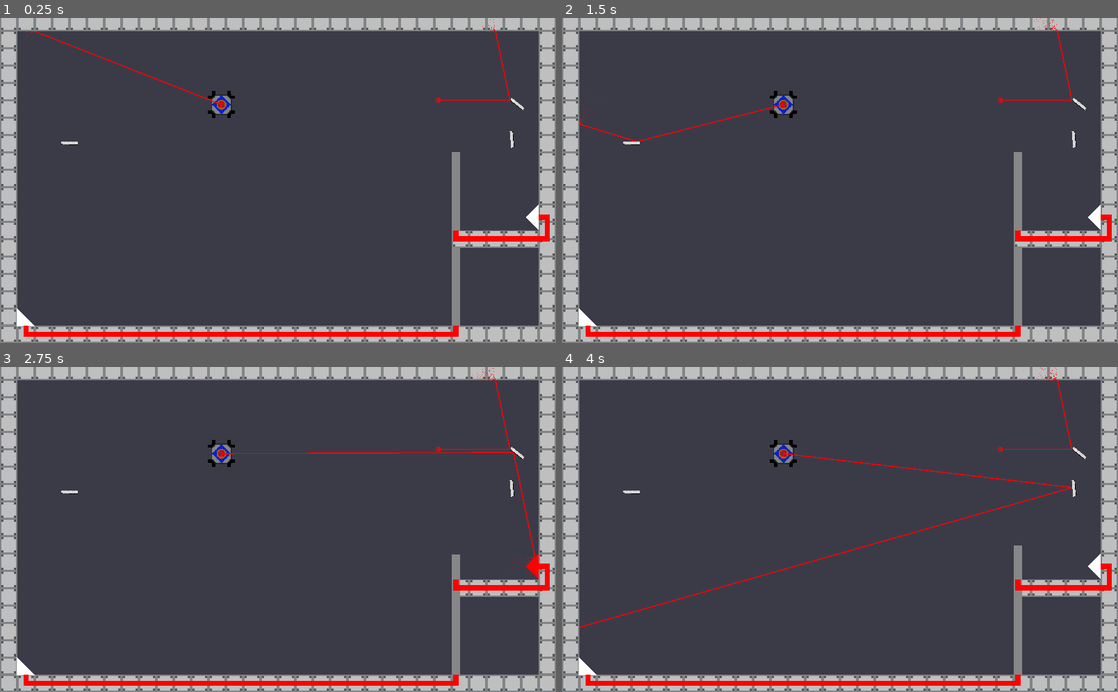
Above: before the commit, frames 1-4 (two rows, left to right).
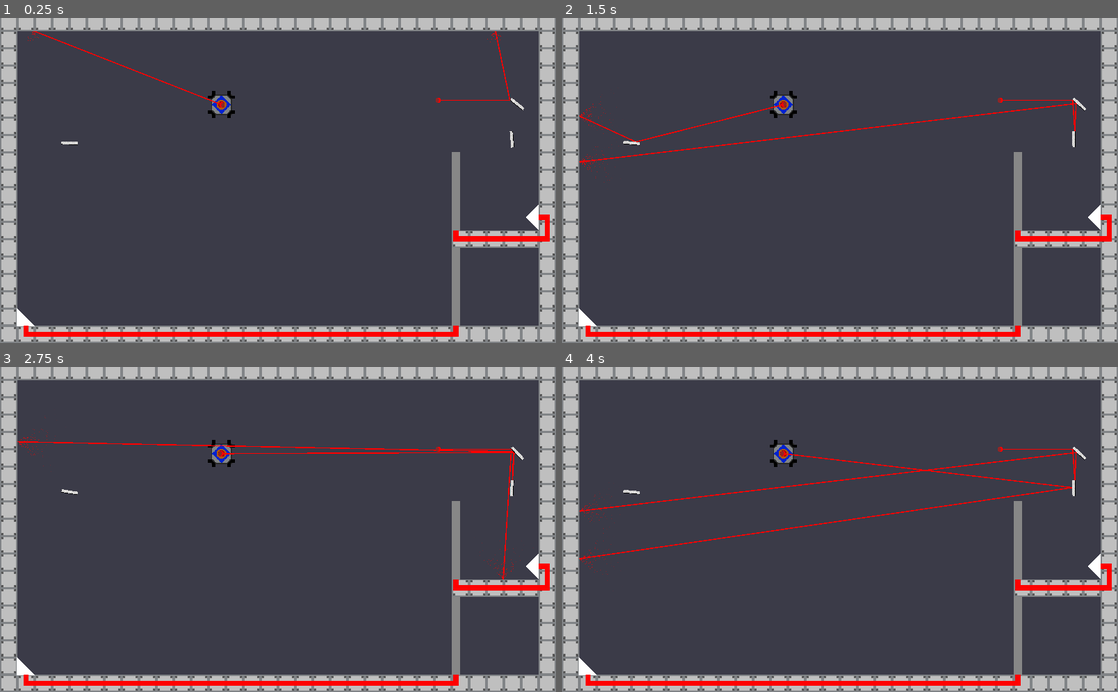
Above: after the commit, the same moments.

Repository: Call-Me-Sir/Calan-Game2021
Game: Godot game, scene res://Level 1.tscn
Same seed, same stepped clock (60 frames per second), same inputs: the game is played once before the commit and once after it.
Inputs (mouse positions are in pixels of both pictures, inside the frame that each line leads up to):
- Up to frame 1 (0.25 s): no input
- Up to frame 2 (1.5 s): move the mouse to (634, 144) at 0.52 s; hold Right (Contraptionright) 0.53-1.28 s; click (634, 144) at 0.67 s; hold Ctrl (slowdown) from 1.28 s (still down); click (634, 144) at 1.42 s
- Up to frame 3 (2.75 s): move the mouse to (517, 454) at 2.02 s; release Ctrl (slowdown) at 2.03 s; hold Right (Contraptionright) from 2.03 s (still down); click (517, 454) at 2.17 s
- Up to frame 4 (4 s): release Right (Contraptionright) at 2.78 s; hold Shift (speedup) 2.78-3.53 s; click (1079, 454) at 2.92 s; move the mouse to (1073, 487) at 3.52 s; hold Left (Contraptionleft) from 3.53 s (still down); click (1073, 487) at 3.67 s

The runs differ from the first frame. In frame 1, less than 0.1% of the frame differs, in the area x 4-91%, y 0-8%; in frame 2, 0.6%; in frame 3, 1.0%; in frame 4, 1.3%, in the area x 3-95%, y 0-81%.

Commit message:
Major progress to pickup and place

Diff:
--- a/RayArray/Door.gd
+++ b/RayArray/Door.gd
@@ -45,6 +45,7 @@
 func _on_Area2D_area_entered(area):
 	if area.is_in_group("Laser") and laserhitting == 0:
 		$Sensor/Polygon2D.color = Color(1,0,0)
+		#$Line2D.color = Color(1,0,0)
 		laserhitting +=1
 		print(laserhitting)
 		if open == false:
@@ -59,6 +60,7 @@
 func _on_Area2D_area_exited(area):
 	if area.is_in_group("Laser") and laserhitting == 1:
 		$Sensor/Polygon2D.color = Color(1,1,1)
+		#$Line2D.color = Color(1,1,1)
 		laserhitting -= 1
 		print(laserhitting)
 		if open == true:
--- a/RayArray/LaserExperiment.tscn
+++ b/RayArray/LaserExperiment.tscn
@@ -6,25 +6,25 @@
 [sub_resource type="CircleShape2D" id=1]
 radius = 1.41421
 
-[sub_resource type="Gradient" id=4]
+[sub_resource type="Gradient" id=2]
 colors = PoolColorArray( 1, 0, 0, 1, 1, 0, 0, 0 )
 
-[sub_resource type="GradientTexture" id=2]
-gradient = SubResource( 4 )
+[sub_resource type="GradientTexture" id=3]
+gradient = SubResource( 2 )
 
-[sub_resource type="ParticlesMaterial" id=5]
+[sub_resource type="ParticlesMaterial" id=4]
 flag_disable_z = true
 gravity = Vector3( 0, 0, 0 )
 initial_velocity = 100.0
 initial_velocity_random = 0.7
 orbit_velocity = 0.0
 orbit_velocity_random = 0.0
-color_ramp = SubResource( 2 )
+color_ramp = SubResource( 3 )
+
+[sub_resource type="CircleShape2D" id=5]
+radius = 5.0
 
 [sub_resource type="CircleShape2D" id=6]
-radius = 5.0
-
-[sub_resource type="CircleShape2D" id=3]
 radius = 5.0
 
 [node name="RedLaser" type="StaticBody2D" groups=[
--- a/RayArray/Mirror.tscn
+++ b/RayArray/Mirror.tscn
@@ -10,6 +10,7 @@
 "Mirror",
 "Pickupable",
 ]]
+input_pickable = true
 collision_layer = 3
 collision_mask = 3
 script = ExtResource( 2 )
@@ -31,9 +32,5 @@
 scale = Vector2( 0.608107, -2.09202 )
 shape = SubResource( 1 )
 
-[connection signal="mouse_entered" from="." to="." method="_on_Mirror_mouse_entered"]
-[connection signal="mouse_exited" from="." to="." method="_on_Mirror_mouse_exited"]
 [connection signal="area_entered" from="Area2D" to="." method="_on_Area2D_area_entered"]
 [connection signal="area_exited" from="Area2D" to="." method="_on_Area2D_area_exited"]
-[connection signal="mouse_entered" from="Area2D" to="." method="_on_Area2D_mouse_entered"]
-[connection signal="mouse_exited" from="Area2D" to="." method="_on_Area2D_mouse_exited"]
--- /dev/null
+++ b/RayArray/MouseArea.gd
@@ -0,0 +1,16 @@
+extends Area2D
+
+
+# Declare member variables here. Examples:
+# var a = 2
+# var b = "text"
+
+
+# Called when the node enters the scene tree for the first time.
+func _ready():
+	pass # Replace with function body.
+
+
+# Called every frame. 'delta' is the elapsed time since the previous frame.
+func _process(delta):
+	self.global_position = get_global_mouse_position()
--- a/RayArray/NewRedLaser.gd
+++ b/RayArray/NewRedLaser.gd
@@ -52,7 +52,7 @@
 		bounces += 1
 		if bounces >= max_bounces:
 			break
-		$RayCast2D/SensorCheck/EndParticles.rotation = normal.angle()
+	$RayCast2D/SensorCheck/EndParticles.rotation = ray.get_collision_normal().angle()
 	if prev != null:
 		prev.collision_mask = 3
 		prev.collision_layer = 3
--- a/RayArray/Playerspaceshipkinematic.tscn
+++ b/RayArray/Playerspaceshipkinematic.tscn
@@ -15,6 +15,7 @@
 [ext_resource path="res://Imported resources/Player space ship Thrust animations/l0_sprite_11.png" type="Texture" id=13]
 [ext_resource path="res://Imported resources/Player space ship Thrust animations/l0_sprite_09.png" type="Texture" id=14]
 [ext_resource path="res://Imported resources/Player space ship Thrust animations/l0_sprite_08.png" type="Texture" id=15]
+[ext_resource path="res://MouseArea.gd" type="Script" id=16]
 
 [sub_resource type="SpriteFrames" id=1]
 animations = [ {
@@ -23,19 +24,14 @@
 "name": "Small Right",
 "speed": 5.0
 }, {
-"frames": [ null, ExtResource( 4 ), ExtResource( 15 ), ExtResource( 14 ), ExtResource( 12 ) ],
-"loop": false,
-"name": "Thrust Up",
-"speed": 15.0
-}, {
 "frames": [ ExtResource( 9 ) ],
 "loop": false,
 "name": "Full Right",
 "speed": 5.0
 }, {
-"frames": [ ExtResource( 11 ) ],
+"frames": [ ExtResource( 13 ) ],
 "loop": false,
-"name": "Small Up",
+"name": "Full Up",
 "speed": 5.0
 }, {
 "frames": [ null, ExtResource( 5 ), ExtResource( 6 ), ExtResource( 7 ), ExtResource( 8 ) ],
@@ -43,14 +39,22 @@
 "name": "Thrust Right",
 "speed": 15.0
 }, {
-"frames": [ ExtResource( 13 ) ],
+"frames": [ null, ExtResource( 4 ), ExtResource( 15 ), ExtResource( 14 ), ExtResource( 12 ) ],
 "loop": false,
-"name": "Full Up",
+"name": "Thrust Up",
+"speed": 15.0
+}, {
+"frames": [ ExtResource( 11 ) ],
+"loop": false,
+"name": "Small Up",
 "speed": 5.0
 } ]
 
 [sub_resource type="CircleShape2D" id=2]
 radius = 32.0
+
+[sub_resource type="CircleShape2D" id=3]
+radius = 1.0
 
 [node name="Playerspaceshipkinematic" type="KinematicBody2D"]
 collision_layer = 4
@@ -92,5 +96,13 @@
 
 [node name="RedLaser" parent="." instance=ExtResource( 3 )]
 
+[node name="MouseArea" type="Area2D" parent="."]
+script = ExtResource( 16 )
+
+[node name="CollisionShape2D" type="CollisionShape2D" parent="MouseArea"]
+shape = SubResource( 3 )
+
 [connection signal="area_entered" from="PickupArea" to="." method="_on_PickupArea_area_entered"]
 [connection signal="area_exited" from="PickupArea" to="." method="_on_PickupArea_area_exited"]
+[connection signal="area_entered" from="MouseArea" to="." method="_on_MouseArea_area_entered"]
+[connection signal="area_exited" from="MouseArea" to="." method="_on_MouseArea_area_exited"]
--- a/RayArray/Scripts/NonLaserScripts.gd
+++ b/RayArray/Scripts/NonLaserScripts.gd
@@ -11,7 +11,7 @@
 
 # Called every frame. 'delta' is the elapsed time since the previous frame.
 func _process(delta):
-	if get_parent().name == "Playerspaceshipkinematic":
+	if get_parent().name == "Playerspaceshipkinematic" or Input.is_mouse_button_pressed(BUTTON_LEFT):
 		rotation_dir = 0
 		var rotation_speed = 1
 		if Input.is_action_pressed("Contraptionleft"):
@@ -29,15 +29,22 @@
 		rotation += rotation_dir * rotation_speed * delta
 
 func _on_Area2D_area_entered(area):
-
-	pickupable = true
-	print(pickupable)
+	if area.name == "PickupArea":
+		pickupable = true
+		print(pickupable)
+	if area.name == "MouseArea":
+		mouse_in = true
+		print(mouse_in)
 
 
 
 func _on_Area2D_area_exited(area):
-	pickupable = false
-	print(pickupable)
+	if area.name == "PickupArea":
+		pickupable = false
+		print(pickupable)
+	if area.name == "MouseArea":
+		mouse_in = false
+		print(mouse_in)
 
 func _on_Mirror_mouse_entered():
 	mouse_in = true
--- a/RayArray/Scripts/Playerspaceshipkinematic.gd
+++ b/RayArray/Scripts/Playerspaceshipkinematic.gd
@@ -17,6 +17,7 @@
 onready var _animated_sprite3 = $SpaceshipThrust3
 onready var _animated_sprite4 = $SpaceshipThrust4
 
+var mouse_object = null
 var world_optic = null
 var lasers = 1
 
@@ -29,7 +30,10 @@
 	var local_objects = $PickupArea.get_overlapping_bodies()
 	if object in local_objects:
 		if object.is_in_group("Pickupable") and object.pickupable == true:
-			var new = object.duplicate
+			var new = object.duplicate()
+			new.position.x = 0
+			new.position.y = 0
+			new.name = "Mirror"
 			add_child(new)
 			object.queue_free()
 
@@ -53,8 +57,7 @@
 			remove_child($Mirror)
 		#Put more optical contraptions here
 		else:
-			pass
-			#reparent_object()
+			reparent_object(mouse_object)
 
 
 func thrust_animation():
@@ -128,8 +131,17 @@
 
 
 func _on_PickupArea_area_entered(area):
-	print(area.name) # Replace with function body.
+	print(area.get_parent()) # Replace with function body.
 
 
 func _on_PickupArea_area_exited(area):
 	pass # Replace with function body.
+
+
+func _on_MouseArea_area_entered(area):
+	mouse_object = area.get_parent() # Replace with function body.
+
+
+
+func _on_MouseArea_area_exited(area):
+	mouse_object = null # Replace with function body.
Not shown: 2 places in RayArray/LaserExperiment.tscn that only renumber resources
Not shown: 1 places in RayArray/Playerspaceshipkinematic.tscn that only renumber resources
